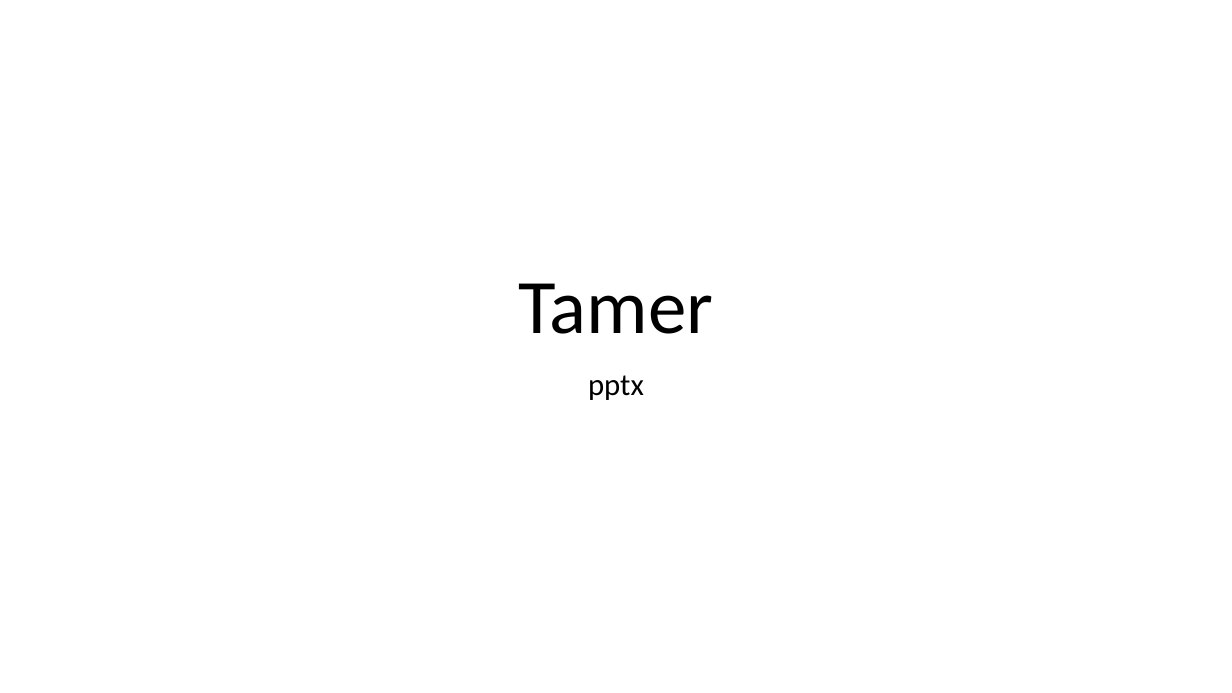
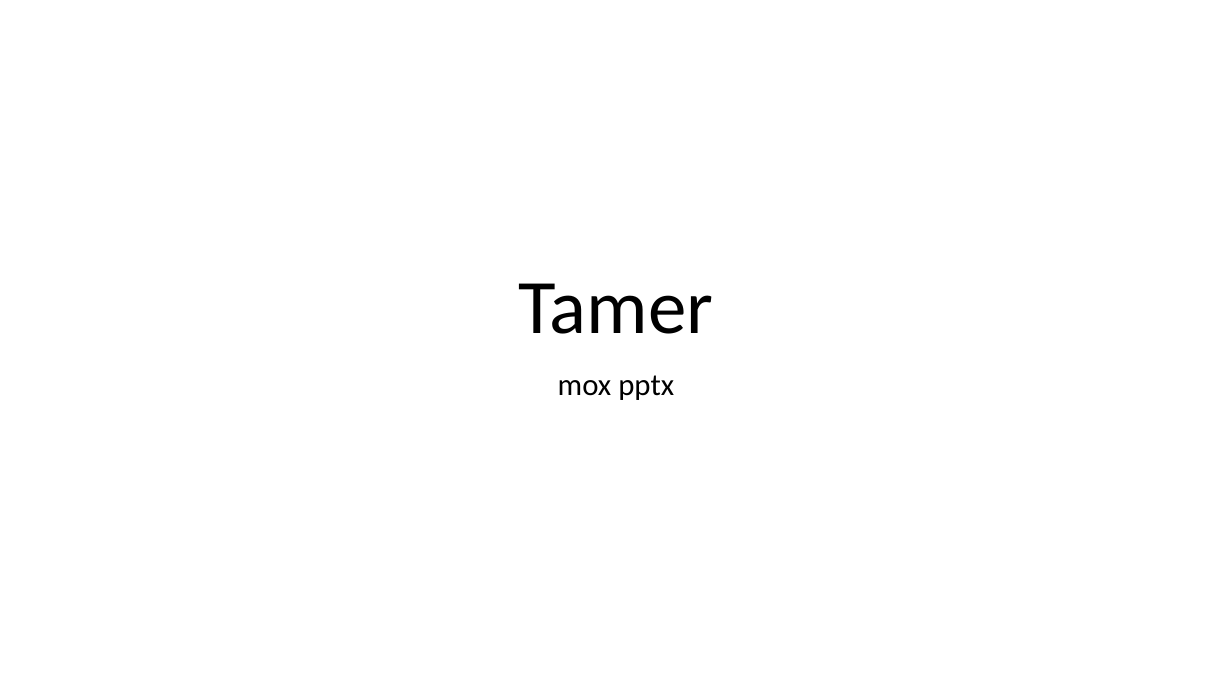
Before and after one commit to wargrey/mox, a slide deck: slide 1 of tamer/tamer.pptx. Drawn at 1232x693 pixels with LibreOffice and Linux fonts; fonts in the diff are those of the drawing. Boxes give left, top, right and bottom in pixels: in the first picture for what was removed or moved away, otherwise in the second. Text is boxed around its words. In the diff, an @@ line names an element or a change of style, - is before the commit and + after.

```diff
--- a/tamer/tamer.pptx
+++ b/tamer/tamer.pptx
@@ subtitle at (558, 375, 674, 400): text changed @@
-pptx
+mox pptx
```
Also in this commit, not shown: 7 other files.
